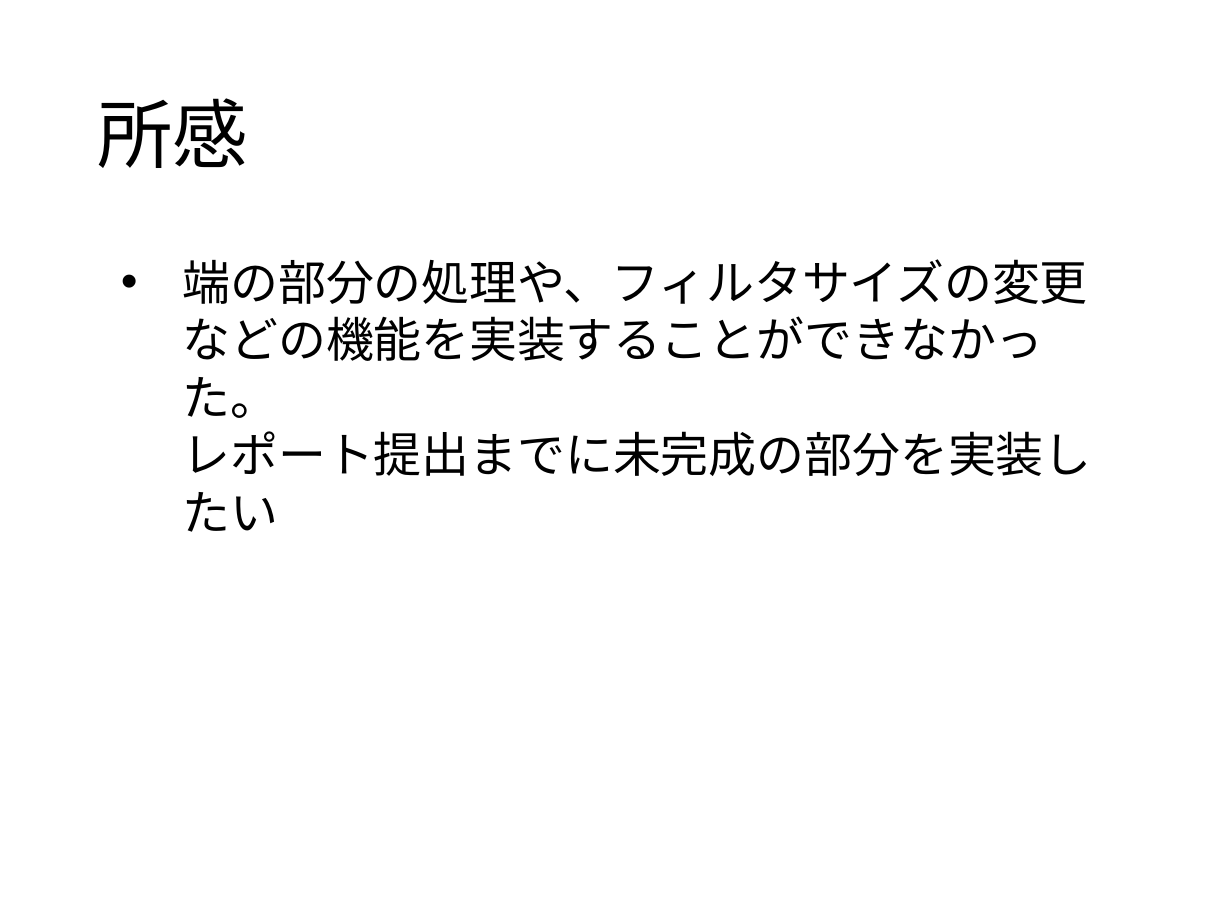
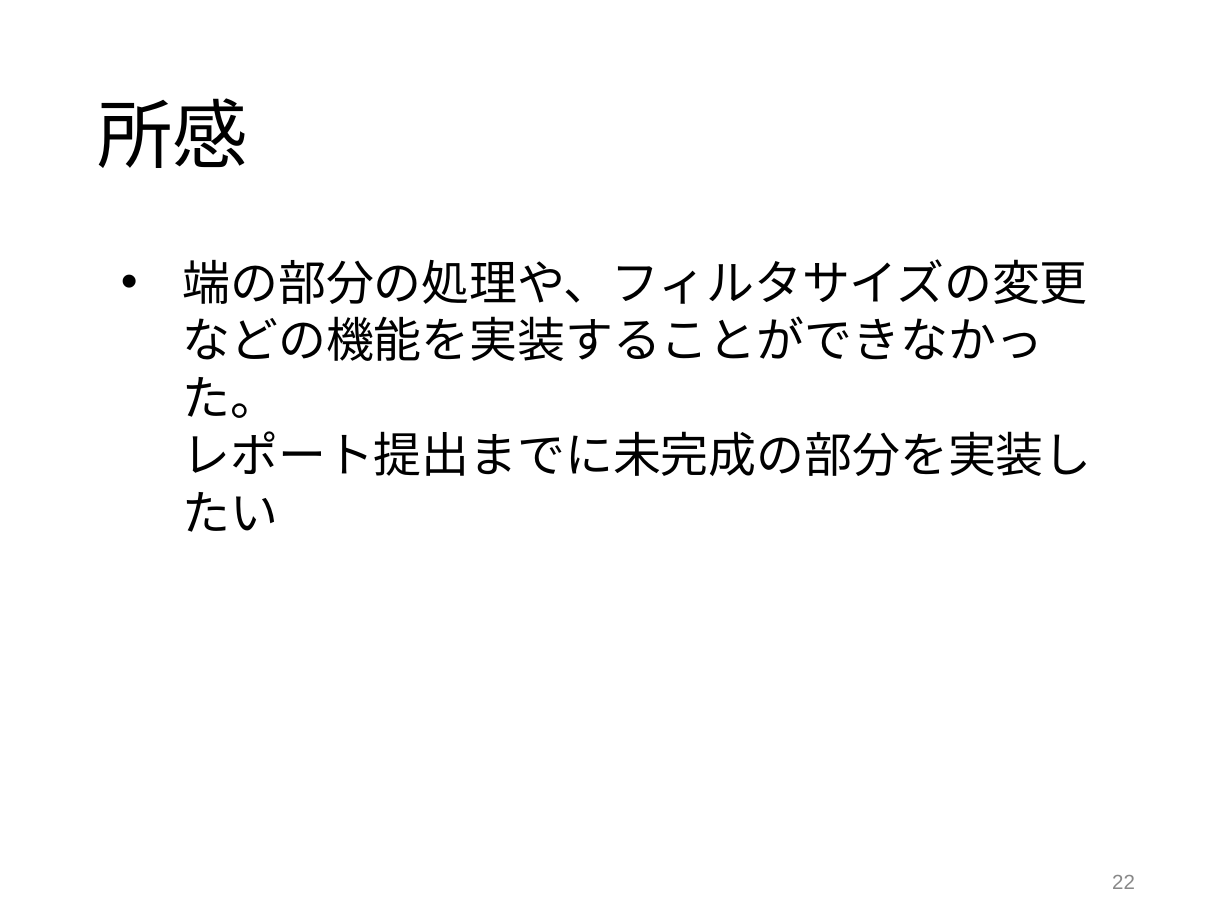
Before and after one commit to tamu0106/IN4_exp, a slide deck: slide 22 of exp_c/slide/exp_C_refine.pptx. Drawn at 1232x924 pixels with LibreOffice and Linux fonts; fonts in the diff are those of the drawing. Boxes give left, top, right and bottom in pixels: in the first picture for what was removed or moved away, otherwise in the second. Text is boxed around its words. In the diff, an @@ line names an element or a change of style, - is before the commit and + after.

```diff
--- a/exp_c/slide/exp_C_refine.pptx
+++ b/exp_c/slide/exp_C_refine.pptx
@@ page number added at (x1=1112, y1=875, x2=1135, y2=889), 12 pt, text #888888 @@
+22
```
Also in this commit, not shown: 10 other slides changed, 1 other file.
